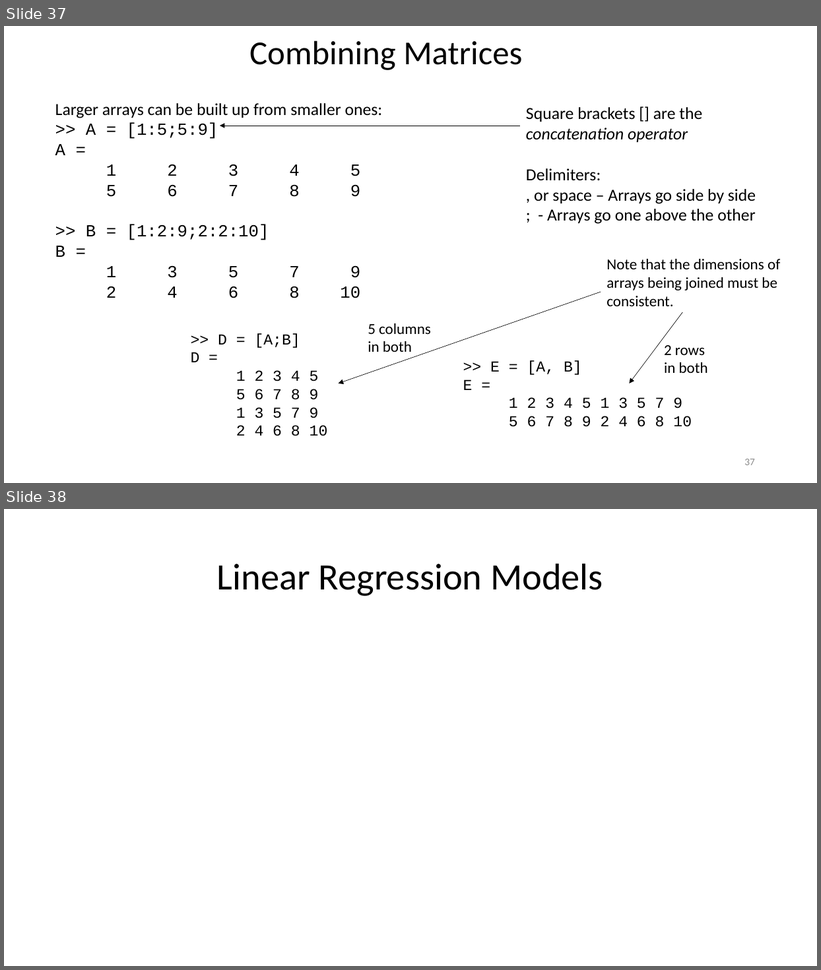
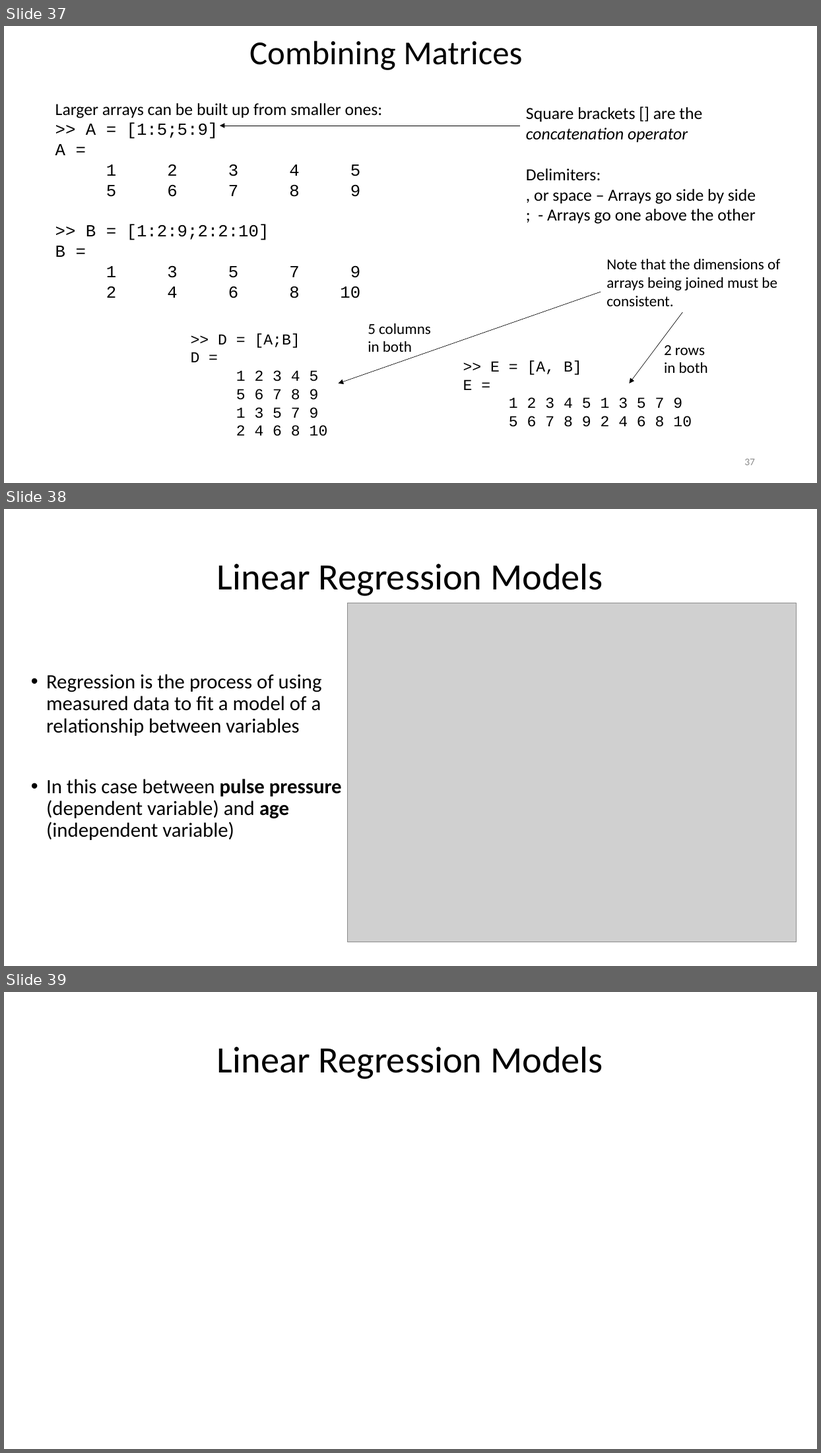
Before and after one commit to louisepb/Nottingham_Workshop, a slide deck: InstructorMaterials/Best Practices for Software Development using MATLAB.pptx. Shown one above the other, each under a label of ours: slides 37 and 38 before the commit, slides 37, 38 and 39 after it. The pictures are 821x970 and 821x1453 pixels, drawn with LibreOffice and Linux fonts; fonts in the diff are those of the drawing; grey boxes stand for pictures. Boxes give left, top, right and bottom in pixels: in the first picture for what was removed or moved away, otherwise in the second. Text is boxed around its words. In the diff, an @@ line names an element or a change of style, - is before the commit and + after.

Commit message:
Added linear regression and AI slides to presentation

```diff
--- a/InstructorMaterials/Best Practices for Software Development using MATLAB.pptx
+++ b/InstructorMaterials/Best Practices for Software Development using MATLAB.pptx
@@ slide 38 added at (x1=4, y1=509, x2=817, y2=966), background #FFFFFF @@
@@ title added at (x1=217, y1=563, x2=603, y2=596), 44 pt, text #000000 @@
+Linear Regression Models
@@ picture added at (x1=347, y1=603, x2=797, y2=942) @@
@@ text added at (x1=46, y1=674, x2=342, y2=840), 24 pt, text #000000 @@
+• Regression is the process of using measured data to fit a model of a relationship between variables
+• In this case between pulse pressure (dependent variable) and age (independent variable)
@@ what was slide 38 is now slide 39 @@
```
Also in this commit, not shown: 5 other slides added.
